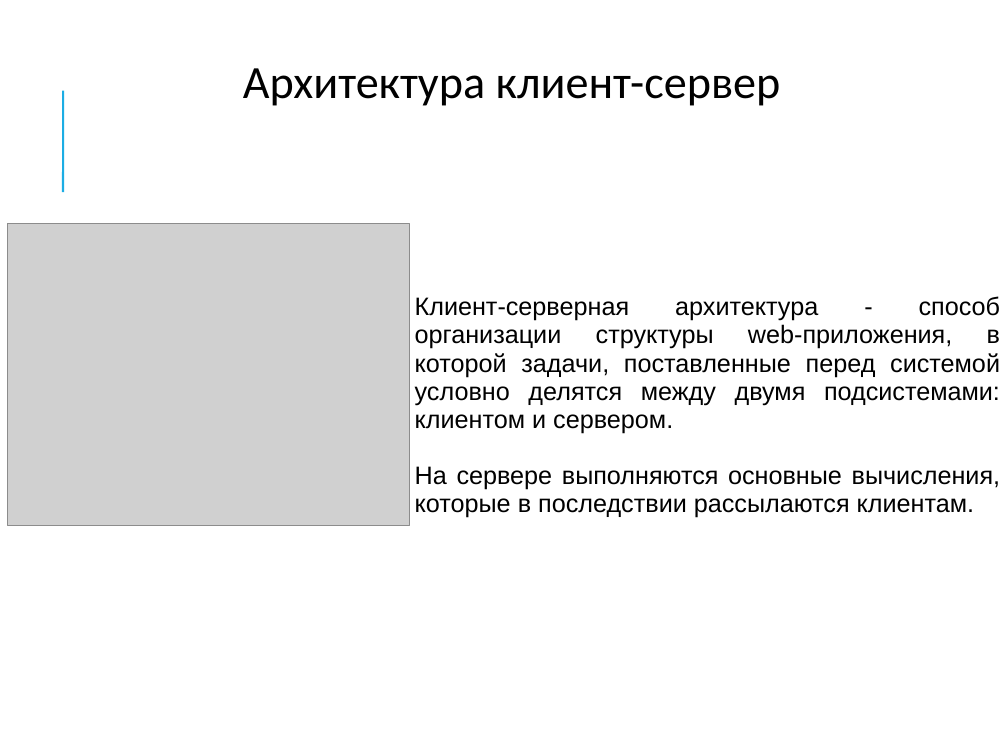
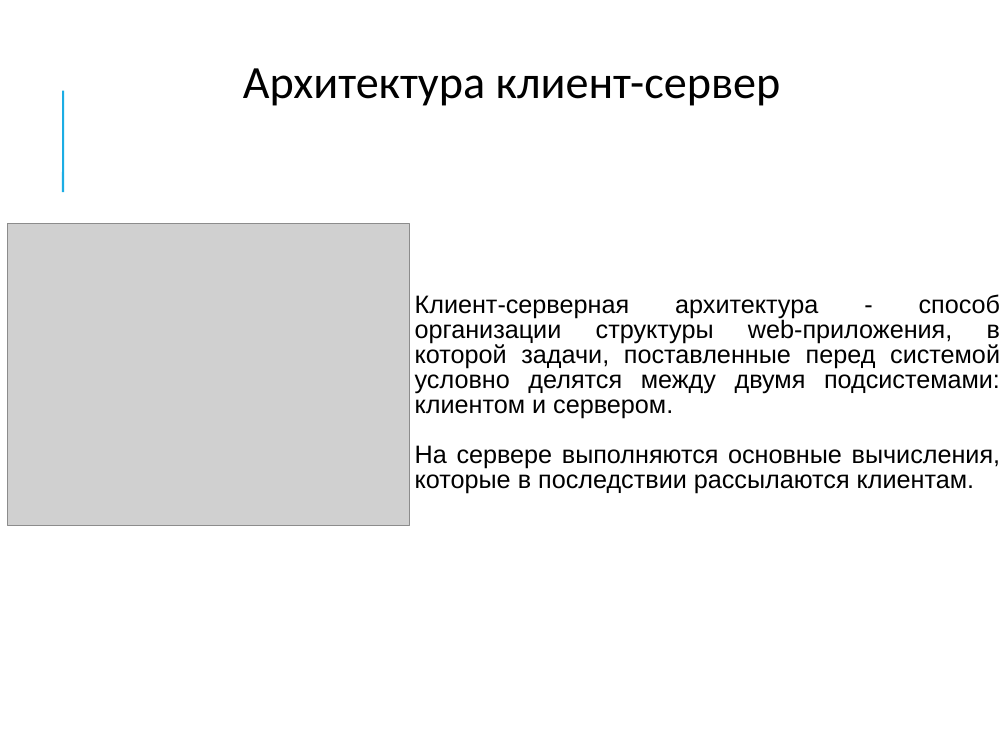
Before and after one commit to denis6705/diplom, a slide deck: slide 11 of Презентация 03.12.2018.ppt. Drawn at 1008x756 pixels with LibreOffice and Linux fonts; fonts in the diff are those of the drawing; grey boxes stand for pictures. Boxes give left, top, right and bottom in pixels: in the first picture for what was removed or moved away, otherwise in the second. Text is boxed around its words. In the diff, an @@ line names an element or a change of style, - is before the commit and + after.

```diff
--- a/Презентация 03.12.2018.ppt
+++ b/Презентация 03.12.2018.ppt
@@ text "Клиент-серверная архитектура - способ организации ..." at (x1=415, y1=294, x2=1001, y2=494): line spacing 0.93 to 0.83 @@
```
Also in this commit, not shown: 1 other slide changed, 2 other files.
